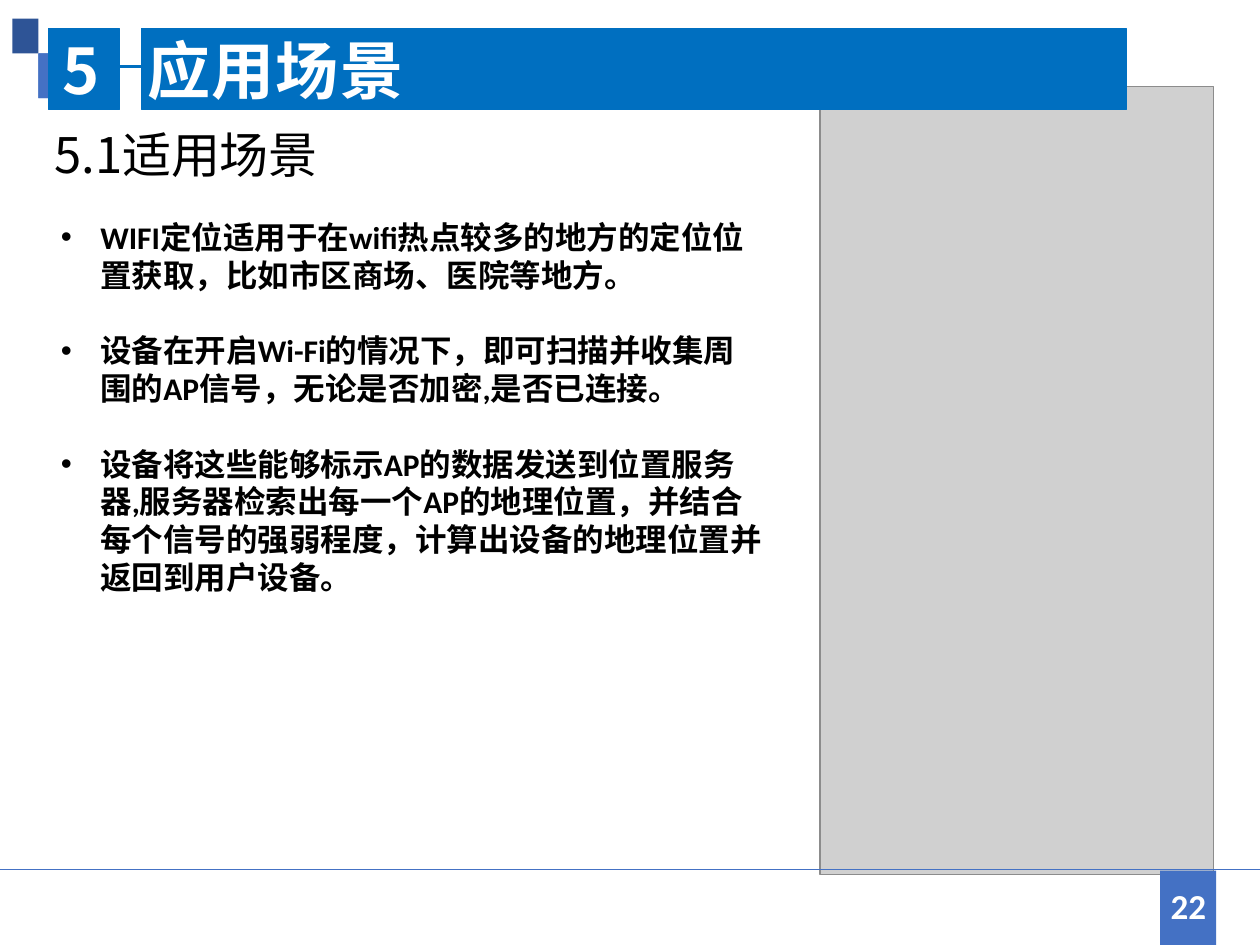
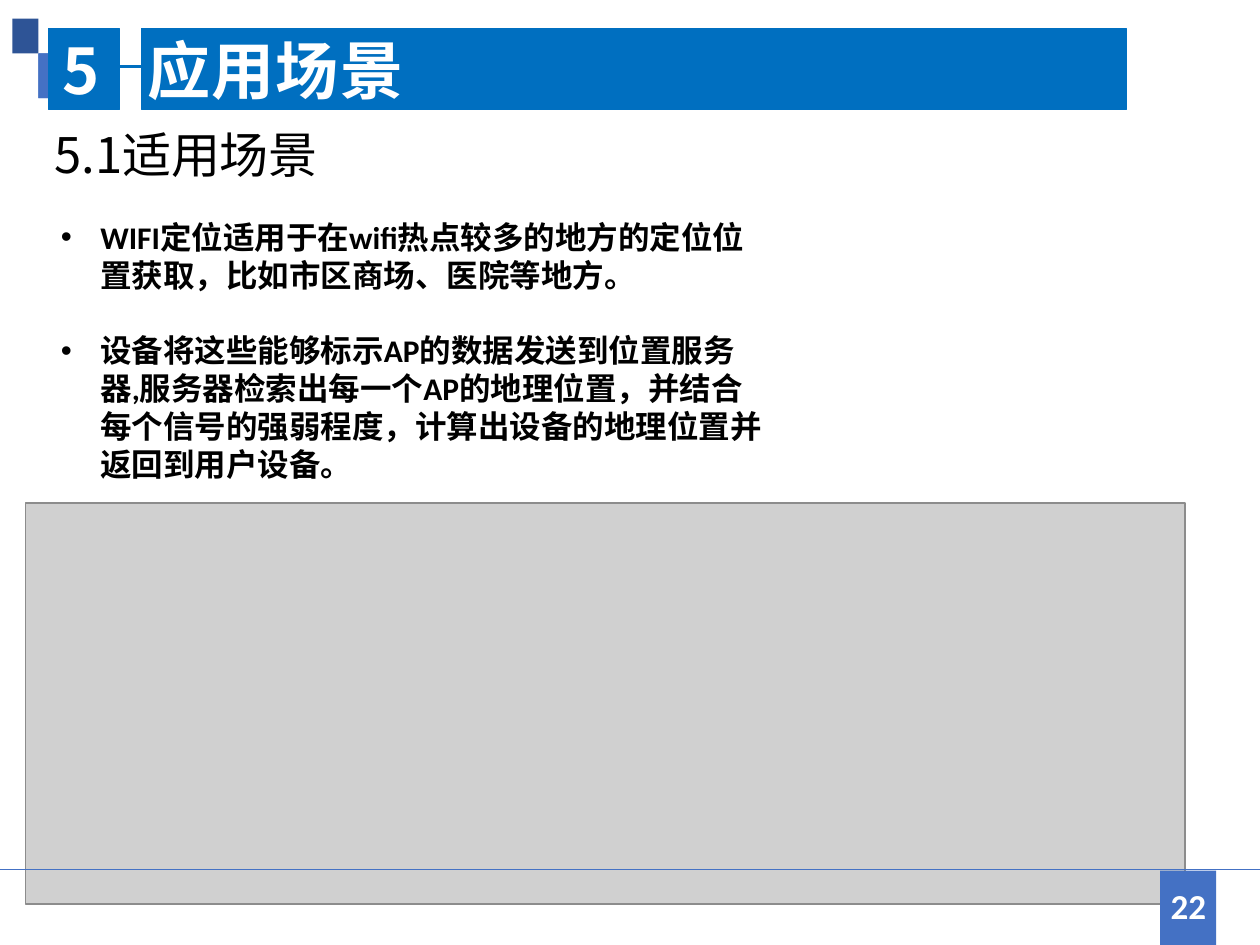
Before and after one commit to jingwei1205/MyCourse, a slide deck: slide 22 of 卫星定位/WIFI室内定位方法综述.pptx. Drawn at 1260x945 pixels with LibreOffice and Linux fonts; fonts in the diff are those of the drawing; grey boxes stand for pictures. Boxes give left, top, right and bottom in pixels: in the first picture for what was removed or moved away, otherwise in the second. Text is boxed around its words. In the diff, an @@ line names an element or a change of style, - is before the commit and + after.

```diff
--- a/卫星定位/WIFI室内定位方法综述.pptx
+++ b/卫星定位/WIFI室内定位方法综述.pptx
@@ picture removed at <box>820,87,1215,874</box> @@
@@ text at <box>100,335,735,405</box>: paragraph removed @@
-• 设备在开启Wi-Fi的情况下，即可扫描并收集周围的AP信号，无论是否加密,是否已连接。
@@ picture added at <box>25,503,1184,903</box> @@
```
Also in this commit, not shown: 1 other slide changed, 1 other file.
